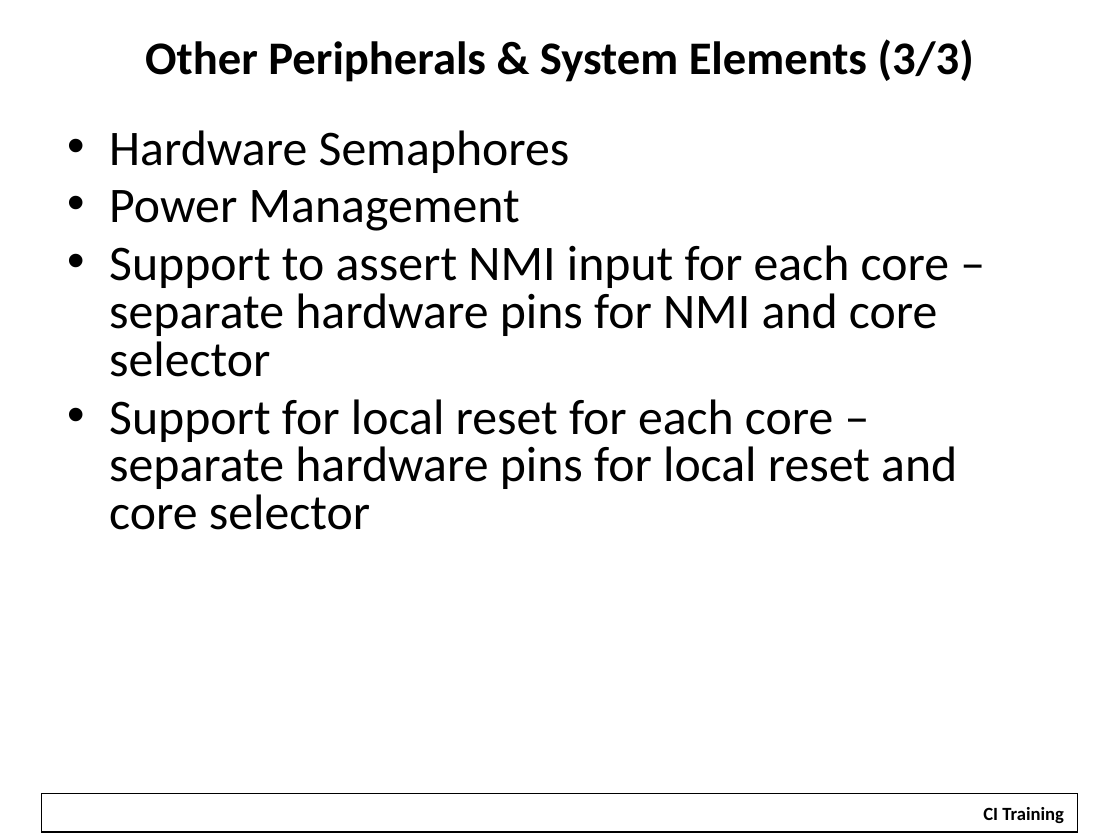
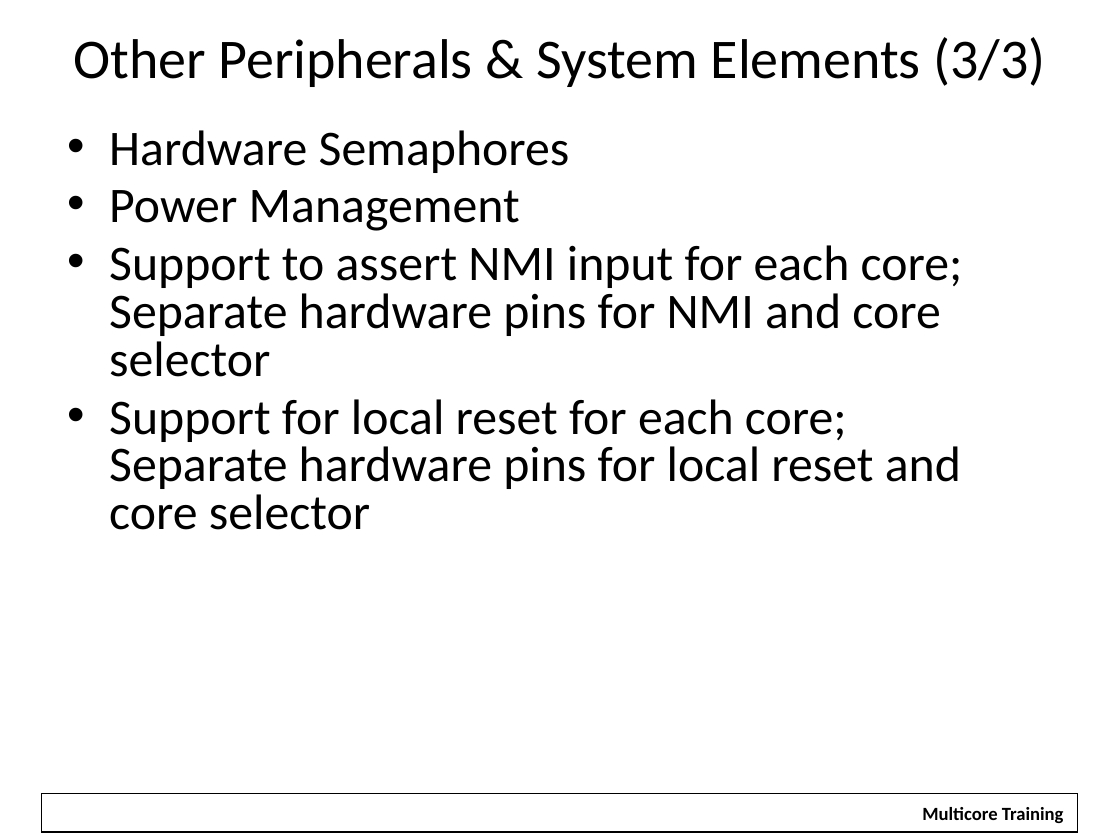
Before and after one commit to hari1989/keystone-workshop, a slide deck: slide 39 of slides/KeyStone Overview.pptx. Drawn at 1120x840 pixels with LibreOffice and Linux fonts; fonts in the diff are those of the drawing; background and template pictures are left out. Boxes give left, top, right and bottom in pixels: in the first picture for what was removed or moved away, otherwise in the second. Text is boxed around its words. In the diff, an @@ line names an element or a change of style, - is before the commit and + after.

Commit message:
Updates for Pittsburgh Training

```diff
--- a/slides/KeyStone Overview.pptx
+++ b/slides/KeyStone Overview.pptx
@@ title "Other Peripherals & System Elements ..." at [73,37,1046,87]: size 30 to 36 pt, bold off @@
@@ text at [109,245,963,530]: text changed @@
-• Support to assert NMI input for each core – separate hardware pins for NMI and core selector
-• Support for local reset for each core – separate hardware pins for local reset and core selector
+• Support to assert NMI input for each core; Separate hardware pins for NMI and core selector
+• Support for local reset for each core;
+  Separate hardware pins for local reset and core selector
@@ text at [922,807,1064,823]: text changed @@
-CI Training
+Multicore Training
```
Also in this commit, not shown: 64 other slides changed, 20 other files.
